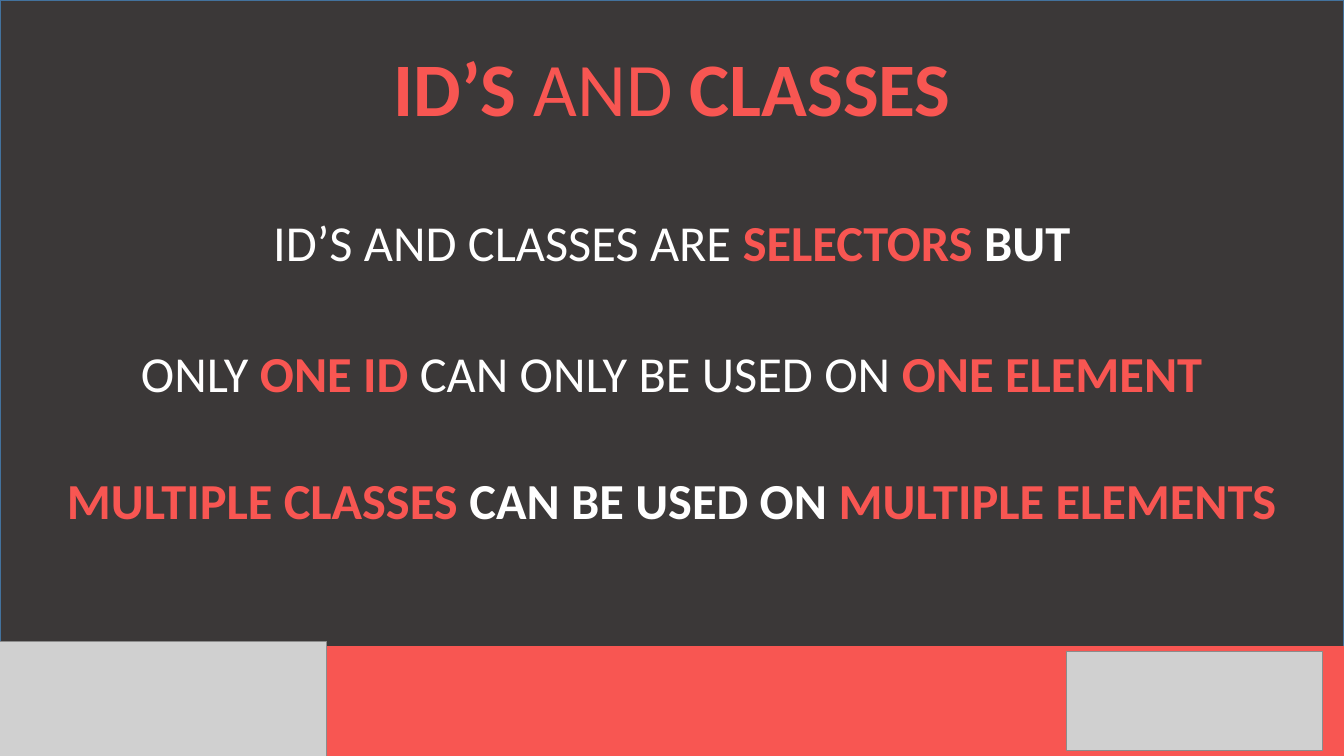
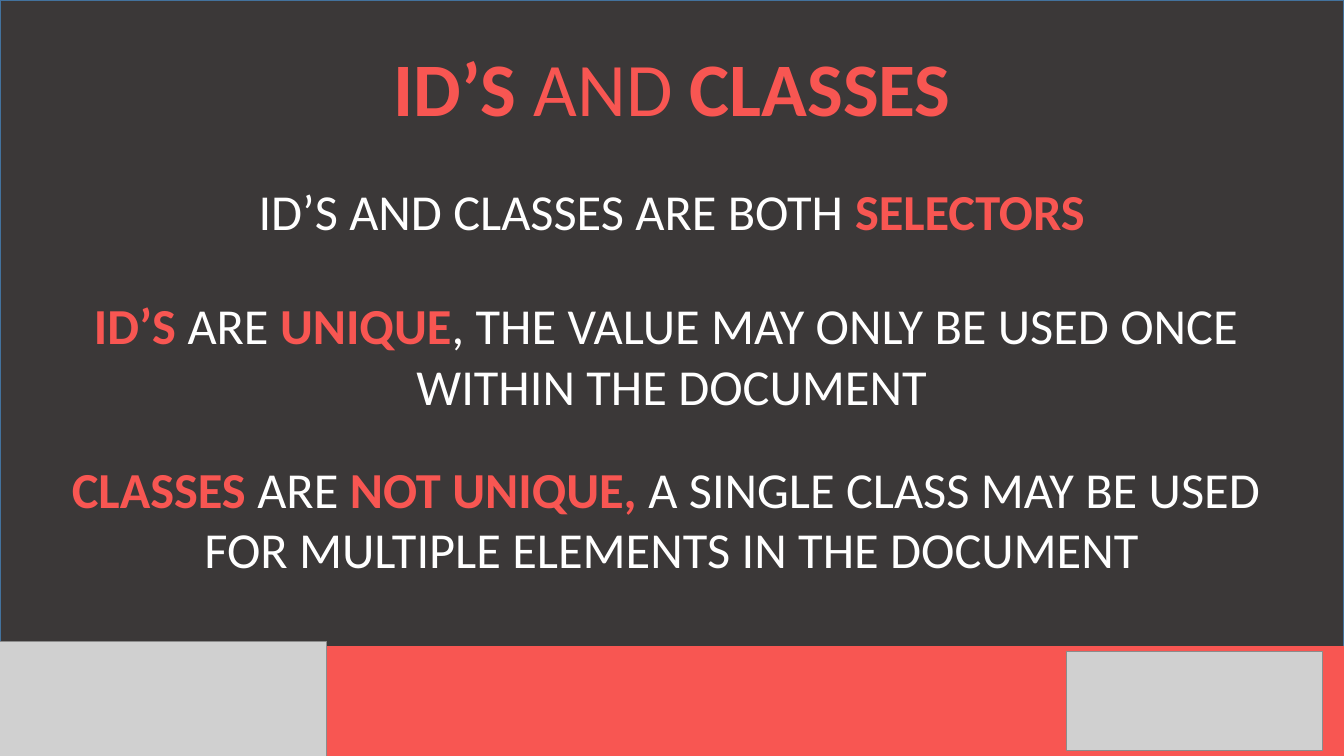
Before and after one commit to mleisegang/GirlCode_2017_HtmlCss, a slide deck: slide 14 of HTML Girl Code.pptx. Drawn at 1344x756 pixels with LibreOffice and Linux fonts; fonts in the diff are those of the drawing; grey boxes stand for pictures. Boxes give left, top, right and bottom in pixels: in the first picture for what was removed or moved away, otherwise in the second. Text is boxed around its words. In the diff, an @@ line names an element or a change of style, - is before the commit and + after.

```diff
--- a/HTML Girl Code.pptx
+++ b/HTML Girl Code.pptx
@@ text at (259,194,1085,231): text changed @@
-ID’S AND CLASSES ARE SELECTORS BUT
+ID’S AND CLASSES ARE BOTH SELECTORS
@@ text at (94,307,1237,406): text changed @@
-ONLY ONE ID CAN ONLY BE USED ON ONE ELEMENT
+ID’S ARE UNIQUE, THE VALUE MAY ONLY BE USED ONCE
+WITHIN THE DOCUMENT
@@ text at (72,475,1260,569): text changed; text colour #F85652 to #FFFFFF; bold off @@
-MULTIPLE CLASSES CAN BE USED ON MULTIPLE ELEMENTS
+CLASSES ARE NOT UNIQUE, A SINGLE CLASS MAY BE USED
+FOR MULTIPLE ELEMENTS IN THE DOCUMENT
```
Also in this commit, not shown: 12 other slides changed, 3 slides added, 2 slides removed.
